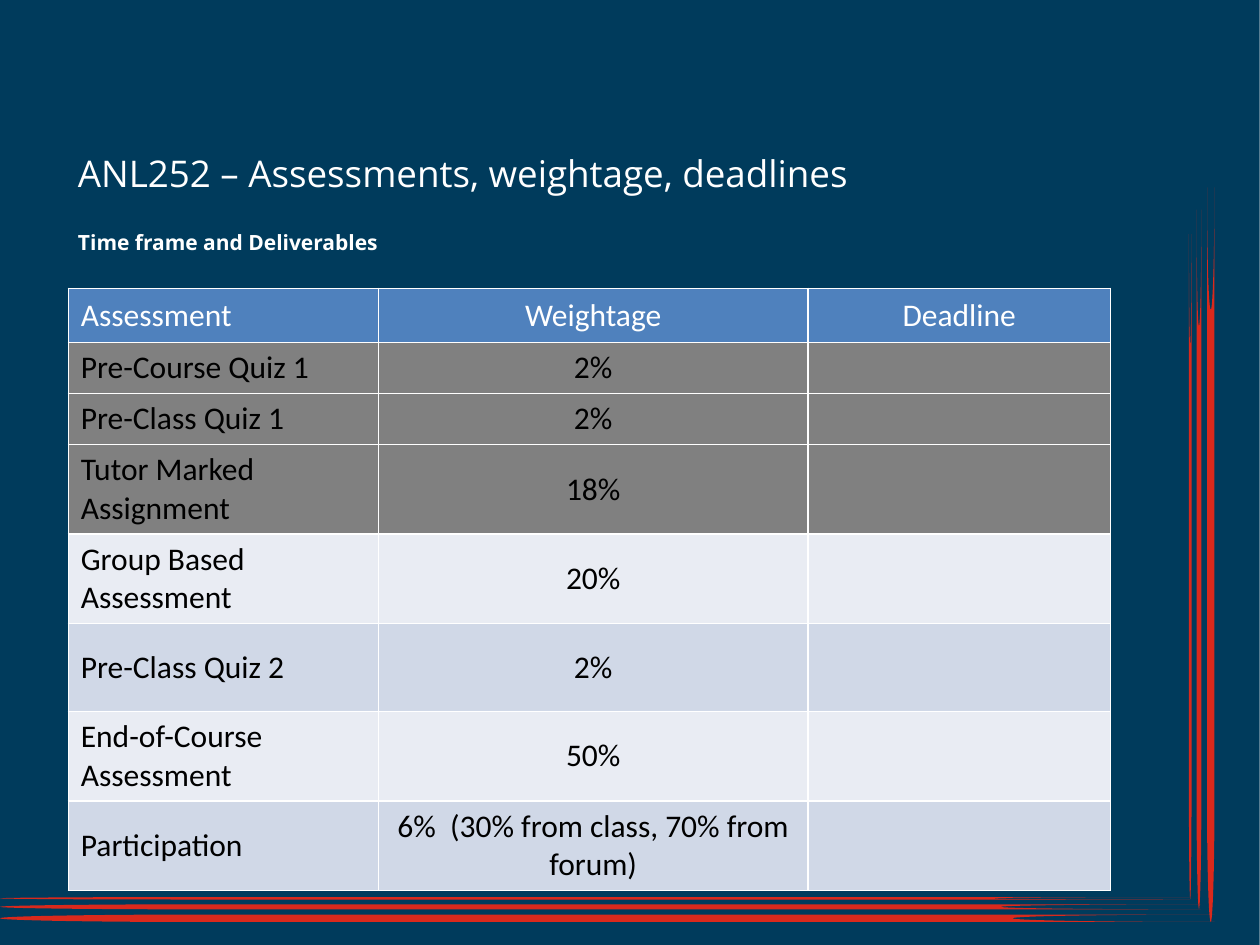
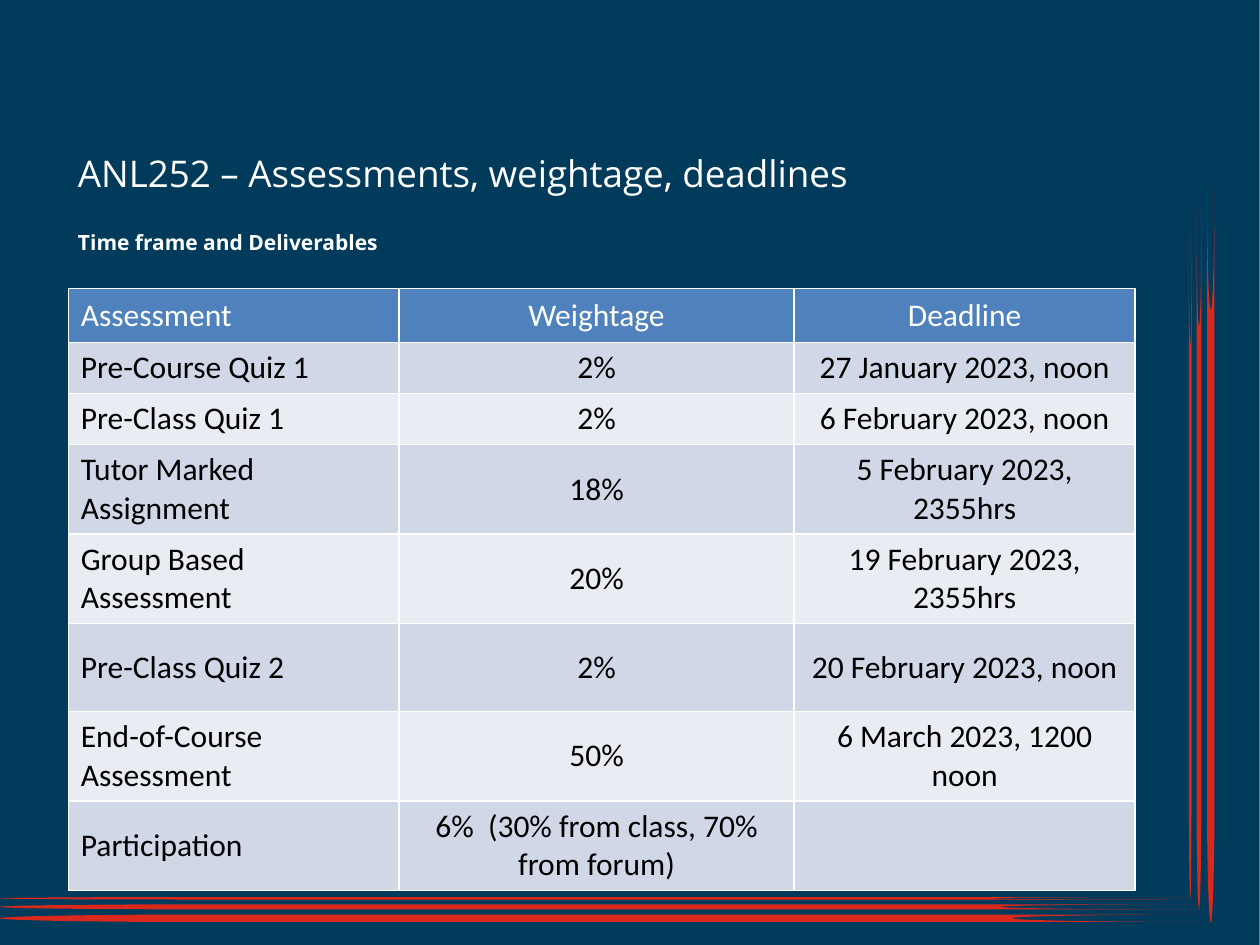
Before and after one commit to munishkumar-gh/munishkumar-gh.github.io, a slide deck: slide 1 of SuSS/2023_Sem1_ANL252_Python_4_Biz/3_Lecturer/Lecture_3/ANL252_SU3_Jan2023 (MK Edits).pptx. Drawn at 1260x945 pixels with LibreOffice and Linux fonts; fonts in the diff are those of the drawing; background and template pictures are left out. Boxes give left, top, right and bottom in pixels: in the first picture for what was removed or moved away, otherwise in the second. Text is boxed around its words. In the diff, an @@ line names an element or a change of style, - is before the commit and + after.

```diff
--- a/SuSS/2023_Sem1_ANL252_Python_4_Biz/3_Lecturer/Lecture_3/ANL252_SU3_Jan2023 (MK Edits).pptx
+++ b/SuSS/2023_Sem1_ANL252_Python_4_Biz/3_Lecturer/Lecture_3/ANL252_SU3_Jan2023 (MK Edits).pptx
@@ table at [68,289,1137,883] @@
-row 2, column 3: 
+row 2, column 3: 27 January 2023, noon
-row 3, column 3: 
+row 3, column 3: 6 February 2023, noon
-row 4, column 3: 
+row 4, column 3: 5 February 2023, 2355hrs
-row 5, column 3: 
+row 5, column 3: 19 February 2023, 2355hrs
-row 6, column 3: 
+row 6, column 3: 20 February 2023, noon
-row 7, column 3: 
+row 7, column 3: 6 March 2023, 1200 noon
@@ fill #808080 to #D0D8E8 in 6 cells @@
@@ fill #808080 to #E9EDF4 in row 3 @@
@@ table: place and size @@
-table at [68,289,1110,883]
+table at [68,289,1137,883]
```
Also in this commit, not shown: 15 other files.
